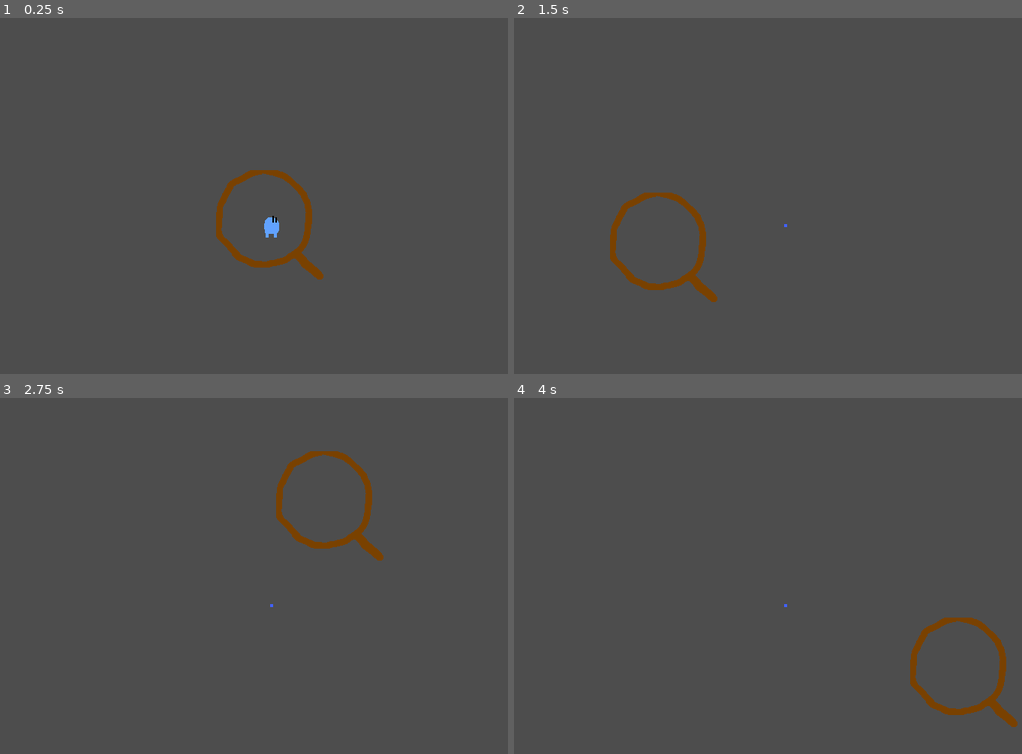
Above: before the commit, frames 1-4 (two rows, left to right).
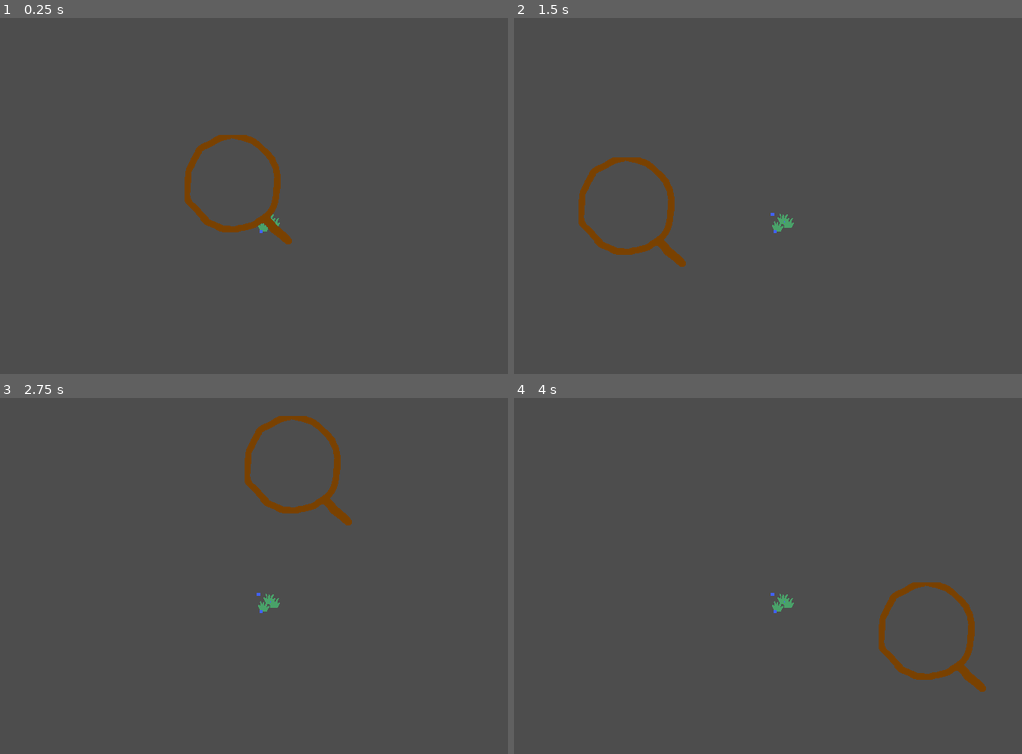
Above: after the commit, the same moments.

Repository: martindzejky/pot-life
Game: Godot game, scene res://main.tscn
The game is run twice, just before and just after one commit, with the same random seed, the same clock (stepped at 60 frames per second) and the same inputs.
Inputs (mouse positions are in pixels of both pictures, inside the frame that each line leads up to):
- Up to frame 1 (0.25 s): no input
- Up to frame 2 (1.5 s): tap Enter at 0.5 s; move the mouse to (915, 203) at 0.52 s; tap Space at 1.25 s; move the mouse to (666, 249) at 1.27 s
- Up to frame 3 (2.75 s): tap Enter at 2 s; move the mouse to (330, 508) at 2.02 s
- Up to frame 4 (4 s): tap Space at 2.75 s; move the mouse to (757, 697) at 2.77 s; tap Enter at 3.5 s; move the mouse to (966, 672) at 3.52 s

The runs differ from the first frame. In frame 1, 2.3% of the frame differs, in the area x 36-64%, y 32-74%; in frame 2, 2.4%, in the area x 12-56%, y 39-80%; in frame 3, 2.4%; in frame 4, 2.4%.

Commit message:
test exporting

Diff:
--- a/creature.tscn
+++ b/creature.tscn
@@ -44,10 +44,12 @@
 
 [node name="small" type="Sprite2D" parent="."]
 visibility_layer = 2
+position = Vector2(0, -13)
 texture = ExtResource("1_uoo81")
 
 [node name="big" type="Sprite2D" parent="."]
 visibility_layer = 4
+position = Vector2(0, -16)
 texture = ExtResource("2_blnmw")
 hframes = 2
 
--- /dev/null
+++ b/grass.tscn
@@ -0,0 +1,11 @@
+[gd_scene load_steps=2 format=3 uid="uid://dmbnsojw6n3rr"]
+
+[ext_resource type="Texture2D" uid="uid://tsbn1mttfve7" path="res://sprites/grass.png" id="1_6tou8"]
+
+[node name="grass" type="Node2D"]
+
+[node name="sprite" type="Sprite2D" parent="."]
+y_sort_enabled = true
+position = Vector2(0, -32)
+scale = Vector2(2, 2)
+texture = ExtResource("1_6tou8")
--- a/magnifying-glass.tscn
+++ b/magnifying-glass.tscn
@@ -12,7 +12,8 @@
 script = ExtResource("1_t2ymm")
 
 [node name="remote-transform" type="RemoteTransform2D" parent="."]
-remote_path = NodePath("../magnify-viewport/magnify-camera")
+position = Vector2(-206, -220)
+remote_path = NodePath("../magnify-viewport/camera")
 
 [node name="magnify-viewport" type="SubViewport" parent="."]
 disable_3d = true
@@ -20,24 +21,28 @@
 canvas_item_default_texture_filter = 0
 gui_disable_input = true
 canvas_cull_mask = 4293918725
-size = Vector2i(800, 800)
+size = Vector2i(500, 500)
 script = ExtResource("2_q2rkc")
 
-[node name="magnify-camera" type="Camera2D" parent="magnify-viewport"]
+[node name="camera" type="Camera2D" parent="magnify-viewport"]
+position = Vector2(-206, -220)
 zoom = Vector2(4, 4)
 
 [node name="mask" type="Sprite2D" parent="."]
 clip_children = 1
 visibility_layer = 2
+position = Vector2(-167, -187)
 scale = Vector2(4, 4)
 texture = ExtResource("3_34oo4")
 
 [node name="view" type="Sprite2D" parent="mask"]
 visibility_layer = 2
+position = Vector2(-10, -10)
 scale = Vector2(0.25, 0.25)
 texture = SubResource("ViewportTexture_ub75n")
 
 [node name="frame" type="Sprite2D" parent="."]
 visibility_layer = 2
+position = Vector2(-167, -187)
 scale = Vector2(4, 4)
 texture = ExtResource("2_k147v")
--- a/main.tscn
+++ b/main.tscn
@@ -1,17 +1,20 @@
 [gd_scene load_steps=4 format=3 uid="uid://ddac04r8c7pf4"]
 
 [ext_resource type="Script" path="res://scripts/root-viewport-culling-mask.gd" id="1_evdgx"]
-[ext_resource type="PackedScene" uid="uid://3eeoattdm7pk" path="res://creature.tscn" id="1_mav1w"]
 [ext_resource type="PackedScene" uid="uid://dhhxtcf6sovpj" path="res://magnifying-glass.tscn" id="2_1r56x"]
+[ext_resource type="PackedScene" uid="uid://bfcpwstcd18tx" path="res://pot.tscn" id="3_rjdef"]
 
 [node name="main" type="Node"]
 
 [node name="root-viewport-culling-mask" type="Node" parent="."]
 script = ExtResource("1_evdgx")
 
+[node name="tools" type="CanvasLayer" parent="."]
+follow_viewport_enabled = true
+
+[node name="magnifying-glass" parent="tools" instance=ExtResource("2_1r56x")]
+
 [node name="camera" type="Camera2D" parent="."]
 zoom = Vector2(0.25, 0.25)
 
-[node name="creature" parent="." instance=ExtResource("1_mav1w")]
-
-[node name="magnifying-glass" parent="." instance=ExtResource("2_1r56x")]
+[node name="pot" parent="." instance=ExtResource("3_rjdef")]
--- /dev/null
+++ b/pot.tscn
@@ -0,0 +1,24 @@
+[gd_scene load_steps=3 format=3 uid="uid://bfcpwstcd18tx"]
+
+[ext_resource type="PackedScene" uid="uid://3eeoattdm7pk" path="res://creature.tscn" id="1_qpb4c"]
+[ext_resource type="PackedScene" uid="uid://dmbnsojw6n3rr" path="res://grass.tscn" id="2_b78c6"]
+
+[node name="pot" type="Node2D"]
+y_sort_enabled = true
+
+[node name="creature" parent="." instance=ExtResource("1_qpb4c")]
+
+[node name="creature2" parent="." instance=ExtResource("1_qpb4c")]
+position = Vector2(-55, 46)
+
+[node name="creature3" parent="." instance=ExtResource("1_qpb4c")]
+position = Vector2(-70, -45)
+
+[node name="grass" parent="." instance=ExtResource("2_b78c6")]
+position = Vector2(13, 14)
+
+[node name="grass2" parent="." instance=ExtResource("2_b78c6")]
+position = Vector2(-12, -9)
+
+[node name="grass3" parent="." instance=ExtResource("2_b78c6")]
+position = Vector2(-42, 31)
--- a/project.godot
+++ b/project.godot
@@ -10,8 +10,9 @@
 
 [application]
 
-config/name="Ludum Dare #56"
+config/name="Pot Life"
 config/description="My submission for Ludum Dare #56."
+config/version="1.0"
 run/main_scene="res://main.tscn"
 config/features=PackedStringArray("4.3", "GL Compatibility")
 config/icon="res://icon.svg"
@@ -36,3 +37,4 @@
 textures/canvas_textures/default_texture_filter=0
 renderer/rendering_method="gl_compatibility"
 renderer/rendering_method.mobile="gl_compatibility"
+textures/vram_compression/import_etc2_astc=true
Not shown, added: export_presets.cfg
Binary file added: sprites/grass.aseprite
Binary file added: sprites/grass.png
Not shown, added: sprites/grass.png.import
